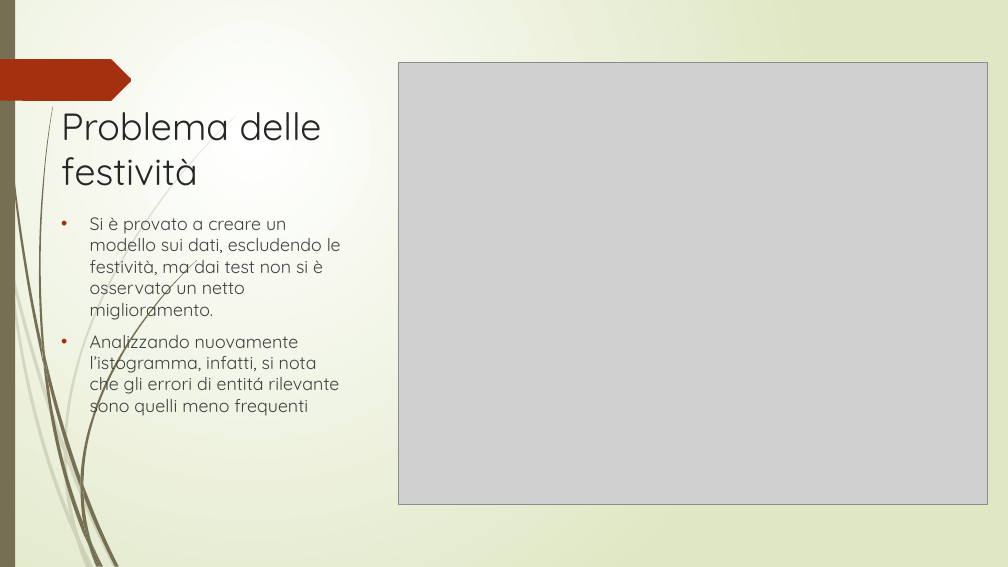
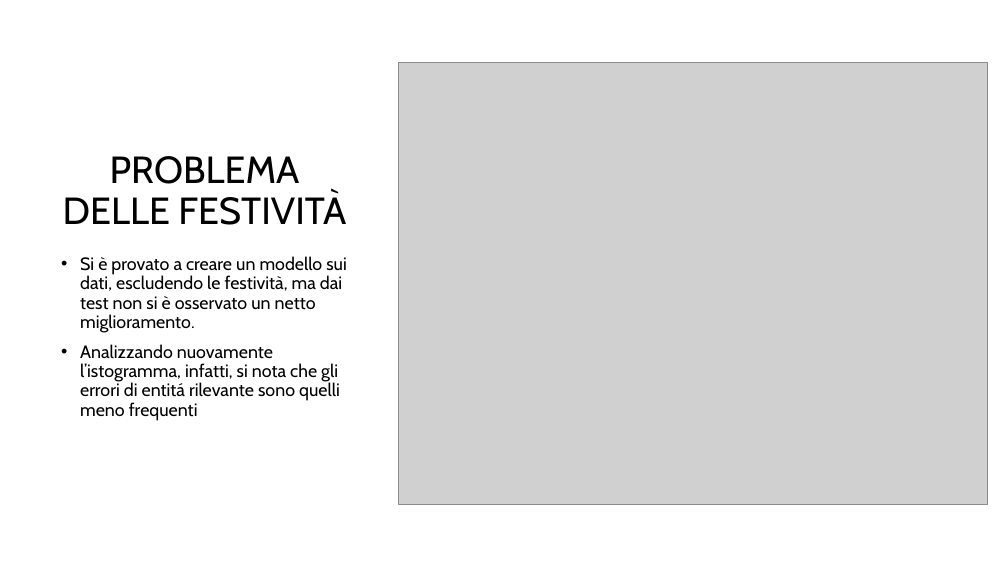
Before and after one commit to r1cky0/Italian-energy-consumption-prediction, a slide deck: slide 17 of presentazione_imad.pptx. Drawn at 1008x567 pixels with LibreOffice and Linux fonts; fonts in the diff are those of the drawing; grey boxes stand for pictures; background and template pictures are left out. Boxes give left, top, right and bottom in pixels: in the first picture for what was removed or moved away, otherwise in the second. Text is boxed around its words. In the diff, an @@ line names an element or a change of style, - is before the commit and + after.

```diff
--- a/presentazione_imad.pptx
+++ b/presentazione_imad.pptx
@@ background gradient #FFFFFF to #DFE8C4 to #FFFFFF @@
@@ rectangle removed at <box>0,0,15,567</box> @@
@@ freeform shape removed at <box>0,59,132,101</box> @@
@@ title "PROBLEMA DELLE FESTIVITÀ" at <box>63,156,346,225</box>: vertical alignment top to middle @@
@@ title at <box>63,156,346,225</box>: text changed; font Quicksand to Cabin; text colour #262626 to #000000 @@
-Problema delle festività
+PROBLEMA DELLE FESTIVITÀ
@@ text "Si è provato a creare ...": place and size @@
-text "Si è provato a creare ..." at <box>90,217,341,418</box>
+text "Si è provato a creare ..." at <box>80,256,347,421</box>
@@ text "Si è provato a creare ..." at <box>80,256,347,421</box>: font Quicksand to Cabin, text colour #404040 to #000000; indent changed; line spacing 1 to 0.9 @@
@@ group removed at <box>0,116,236,567</box>: 10 freeform shapes @@
@@ group removed at <box>2,0,197,567</box>: 12 freeform shapes @@
```
Also in this commit, not shown: 18 other slides changed.
